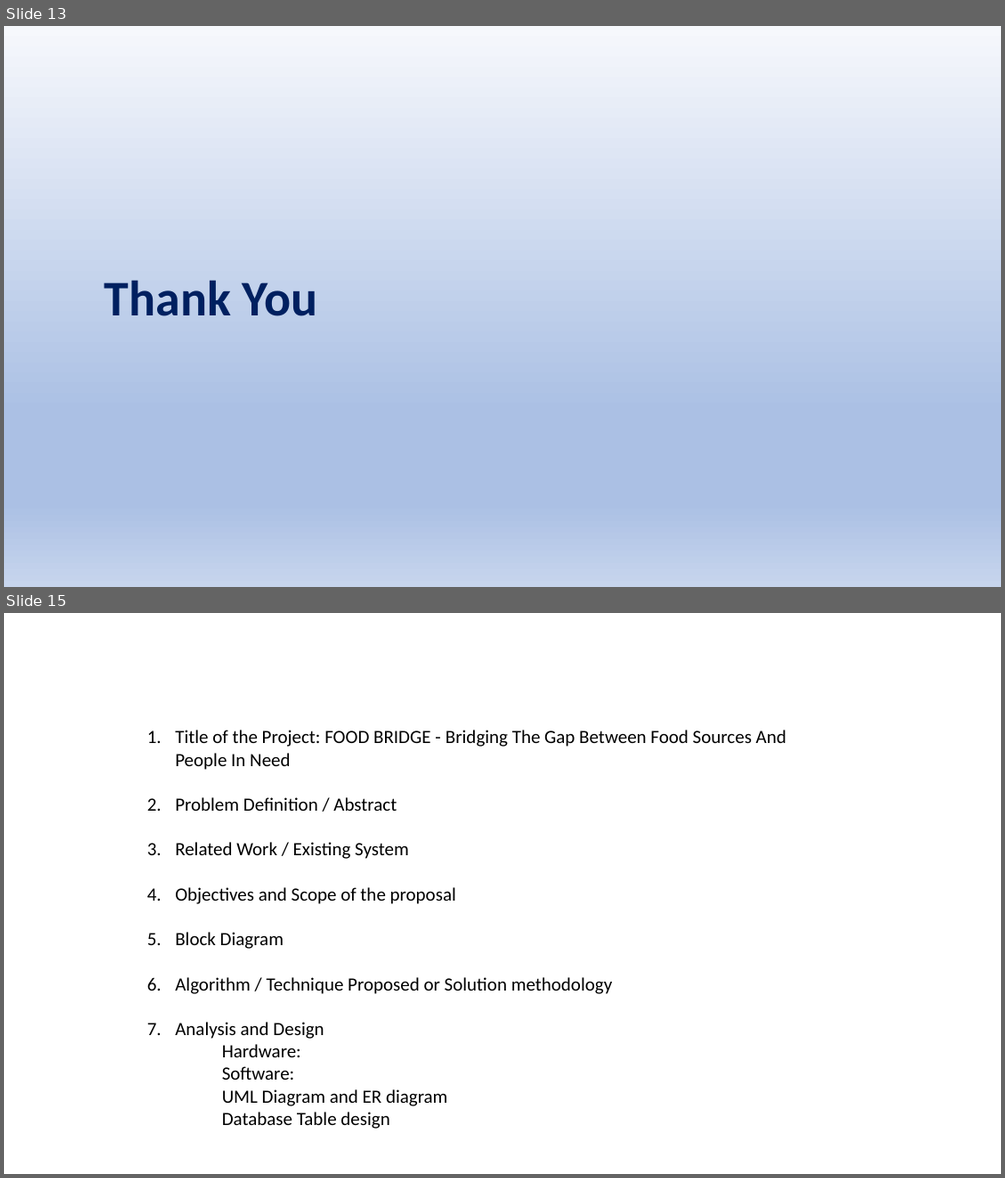
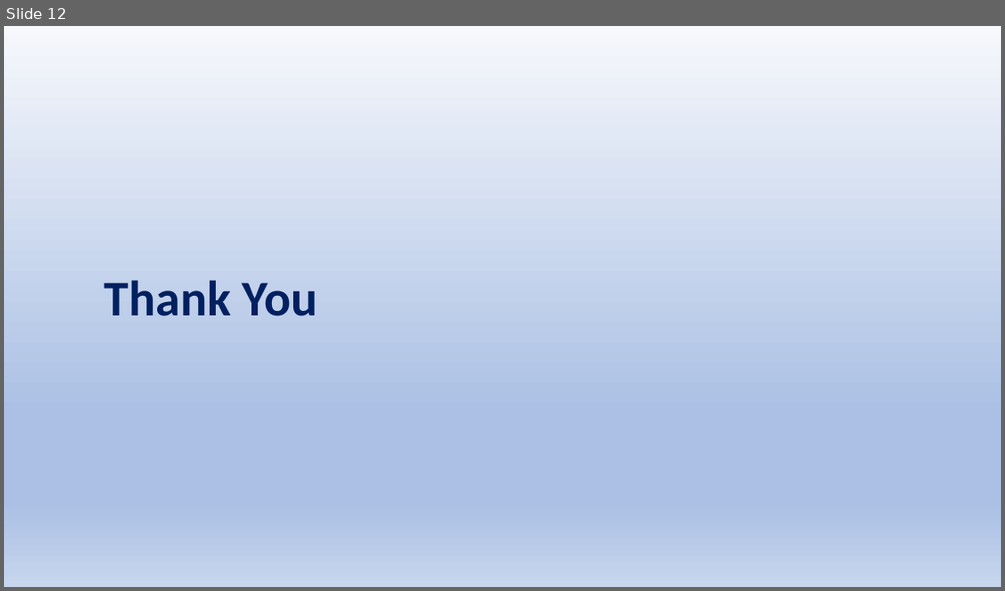
Before and after one commit to Sriram-V-99/MCA-Project-, a slide deck: FoodBridge.pptx. Shown one above the other, each under a label of ours: slides 13 and 15 before the commit, slide 12 after it; the slides between them are not shown. The pictures are 1005x1178 and 1005x591 pixels, drawn with LibreOffice and Linux fonts; fonts in the diff are those of the drawing. Boxes give left, top, right and bottom in pixels: in the first picture for what was removed or moved away, otherwise in the second. Text is boxed around its words. In the diff, an @@ line names an element or a change of style, - is before the commit and + after.

```diff
--- a/FoodBridge.pptx
+++ b/FoodBridge.pptx
@@ slide 15 removed at bbox=[4, 613, 1001, 1174], background #FFFFFF @@
@@ text removed at bbox=[175, 730, 786, 1128] @@
-1. Title of the Project: FOOD BRIDGE - Bridging The Gap Between Food Sources And People In Need
-2. Problem Definition / Abstract
-3. Related Work / Existing System
-4. Objectives and Scope of the proposal
-5. Block Diagram
-6. Algorithm / Technique Proposed or Solution methodology
-7. Analysis and Design
-Hardware:
-Software:
-UML Diagram and ER diagram
-Database Table design
@@ what was slide 13 is now slide 12 @@
```
Also in this commit, not shown: 5 slides changed, 4 slides added, 7 other slides removed, 2 other files.
